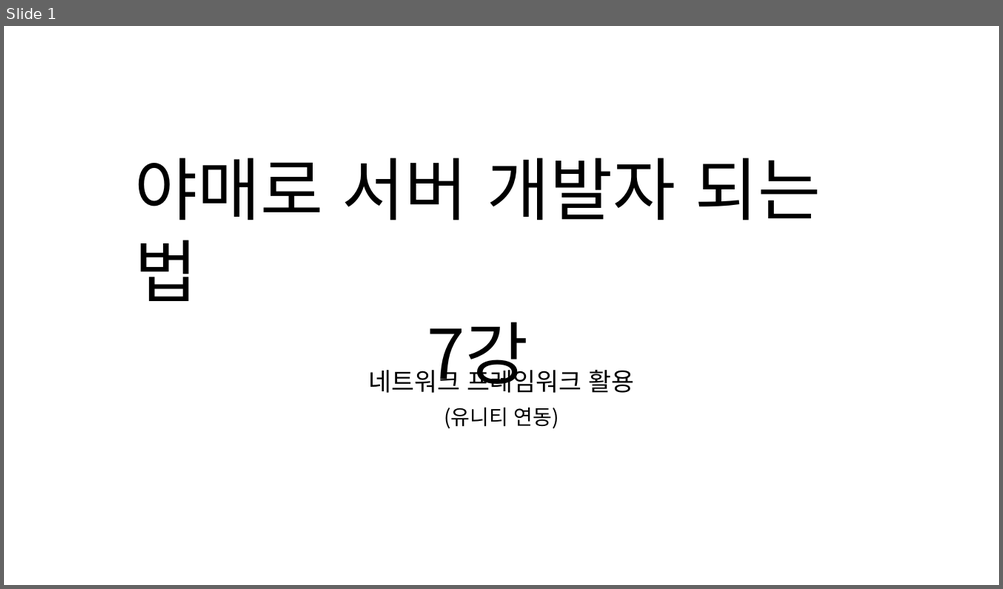
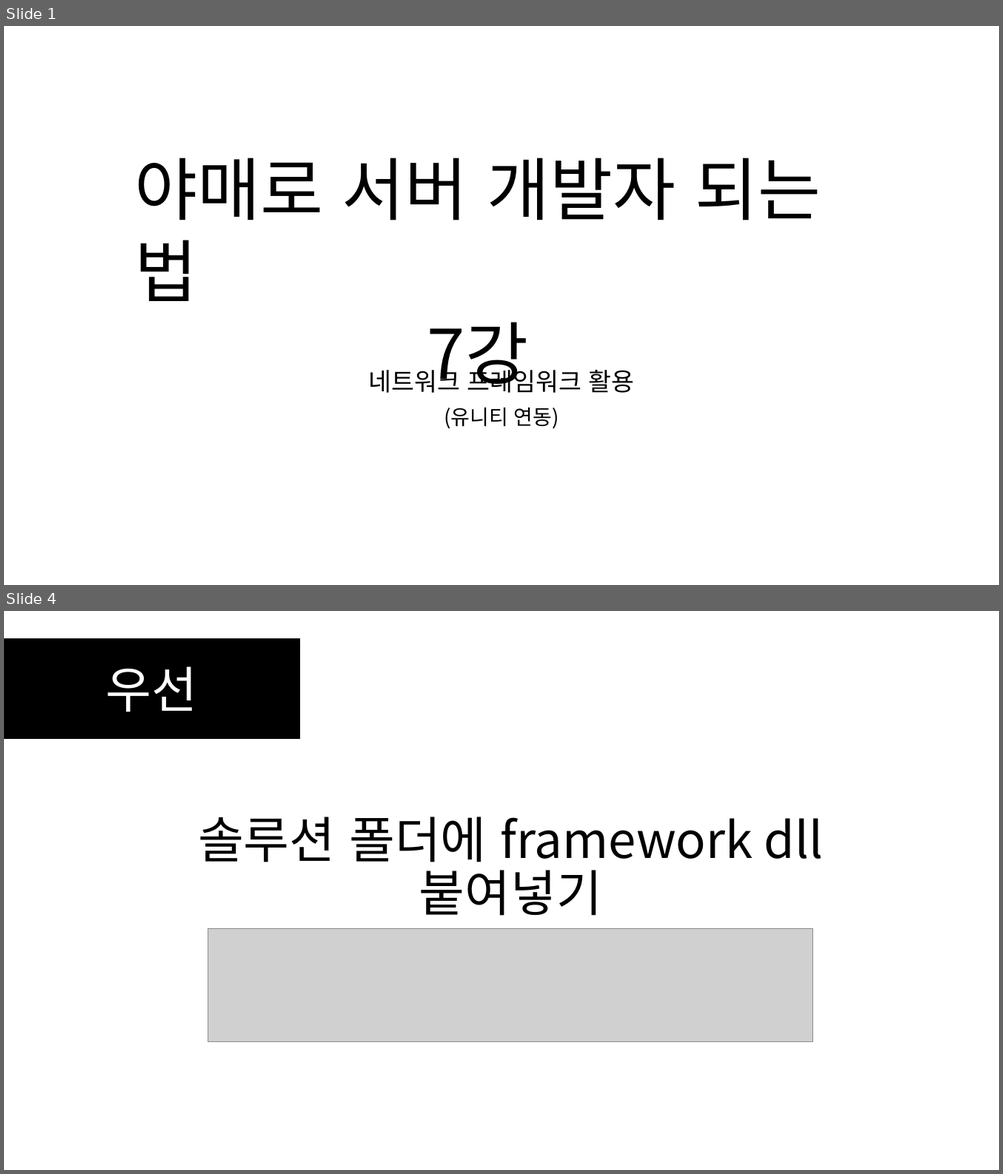
Before and after one commit to SEH00N/SDLU, a slide deck: ServerLecture/PT/7강 네트워크 프레임워크 활용.pptx. Shown one above the other, each under a label of ours: slide 1 before the commit, slides 1 and 4 after it; the slides between them are not shown. The pictures are 1003x589 and 1003x1174 pixels, drawn with LibreOffice and Linux fonts; fonts in the diff are those of the drawing; grey boxes stand for pictures. Boxes give left, top, right and bottom in pixels: in the first picture for what was removed or moved away, otherwise in the second. Text is boxed around its words. In the diff, an @@ line names an element or a change of style, - is before the commit and + after.

```diff
--- a/ServerLecture/PT/7강 네트워크 프레임워크 활용.pptx
+++ b/ServerLecture/PT/7강 네트워크 프레임워크 활용.pptx
@@ slide 4 added at (x1=4, y1=611, x2=999, y2=1170), background #FFFFFF @@
@@ rectangle added at (x1=4, y1=638, x2=299, y2=738), fill #000000, outline #000000 1 pt, 48 pt, text #FFFFFF @@
+우선
@@ text added at (x1=198, y1=817, x2=823, y2=916), 48 pt, text #000000 @@
+솔루션 폴더에 framework dll 붙여넣기
@@ picture added at (x1=208, y1=929, x2=814, y2=1042) @@
```
Also in this commit, not shown: 20 other slides added, 4 slides removed, 2 other files.
